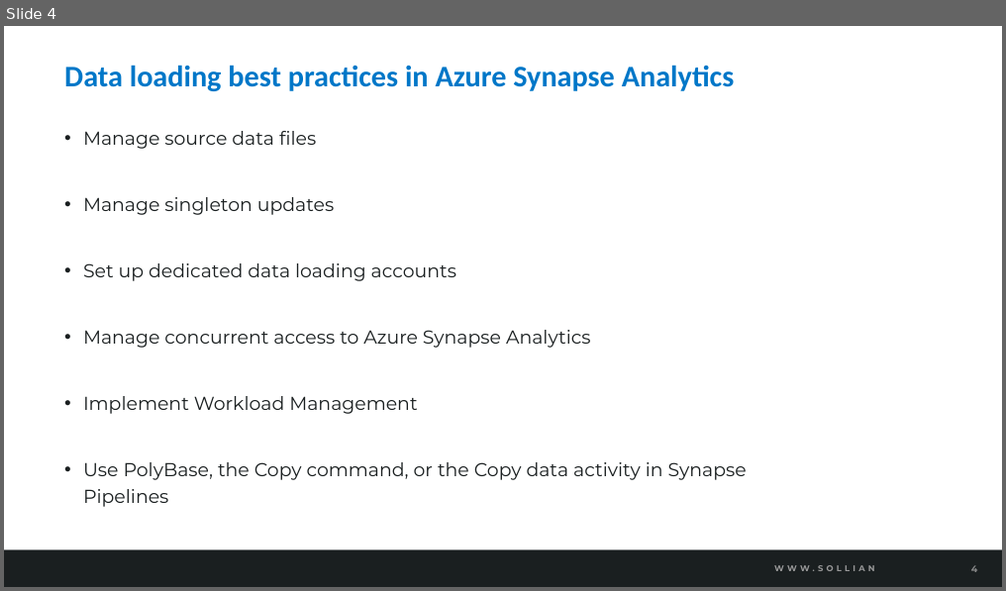
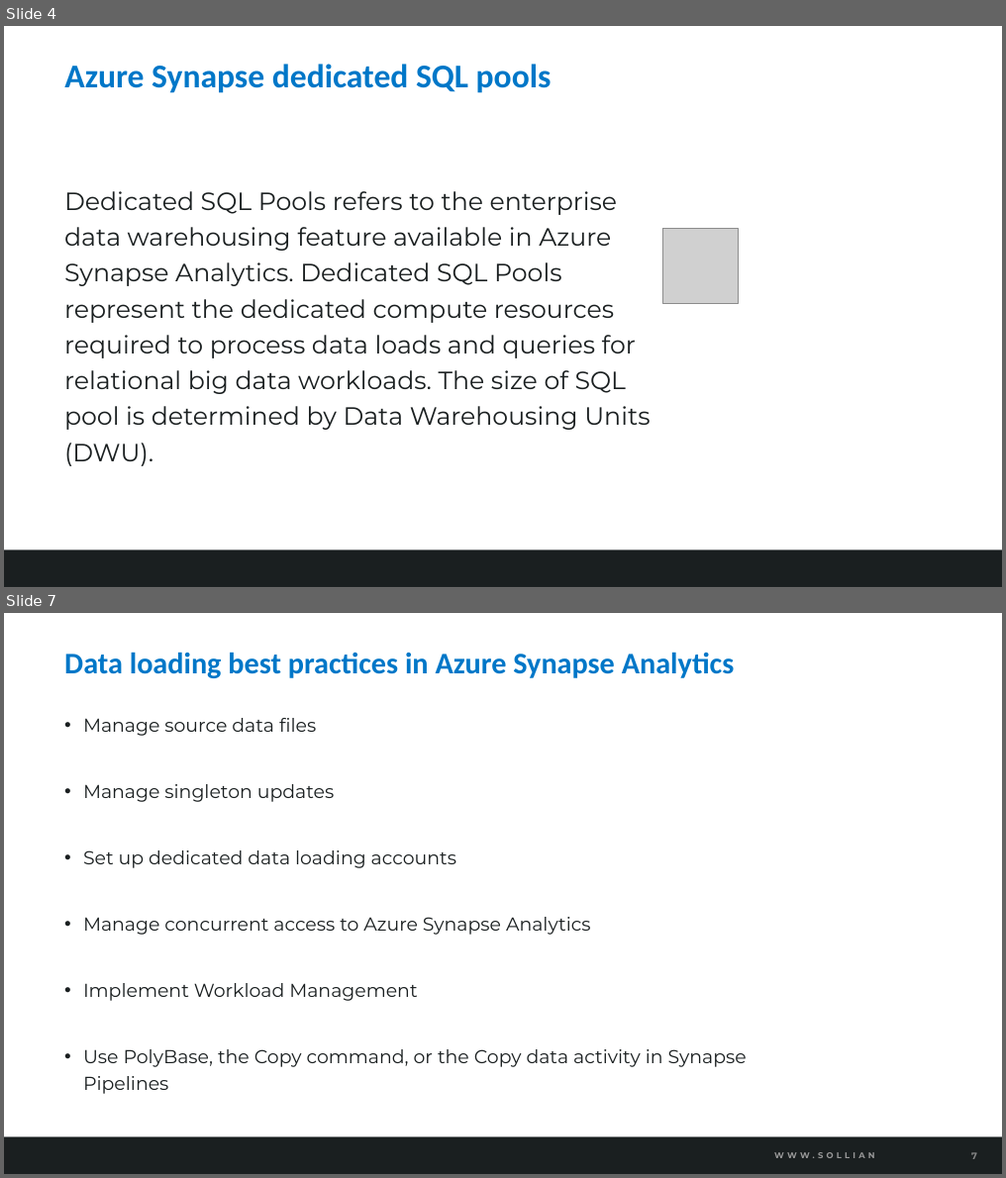
Before and after one commit to solliancenet/azure-data-engineering-conference-workshop-students, a slide deck: 07-Ingest and load data.pptx. Shown one above the other, each under a label of ours: slide 4 before the commit, slides 4 and 7 after it; the slides between them are not shown. The pictures are 1006x591 and 1006x1178 pixels, drawn with LibreOffice and Linux fonts; fonts in the diff are those of the drawing; grey boxes stand for pictures; background and template pictures are left out. Boxes give left, top, right and bottom in pixels: in the first picture for what was removed or moved away, otherwise in the second. Text is boxed around its words. In the diff, an @@ line names an element or a change of style, - is before the commit and + after.

```diff
--- a/07-Ingest and load data.pptx
+++ b/07-Ingest and load data.pptx
@@ slide 4 added at [4,26,1002,587], background #FFFFFF; not listed: 2 template elements that a slide beside it also shows @@
@@ title added at [64,64,551,93], 32 pt, text #0077C8, bold @@
+Azure Synapse dedicated SQL pools
@@ text added at [64,191,649,467], 24 pt, text #1A1F20 @@
+Dedicated SQL Pools refers to the enterprise data warehousing feature available in Azure Synapse Analytics. Dedicated SQL Pools represent the dedicated compute resources required to process data loads and queries for relational big data workloads. The size of SQL pool is determined by Data Warehousing Units (DWU).
@@ picture added at [662,229,738,304] @@
@@ what was slide 4 is now slide 7 @@
@@ page number at [971,1153,977,1159]: text changed @@
-4
+7
```
Also in this commit, not shown: 4 slides changed, 7 other slides added, 4 other files.
